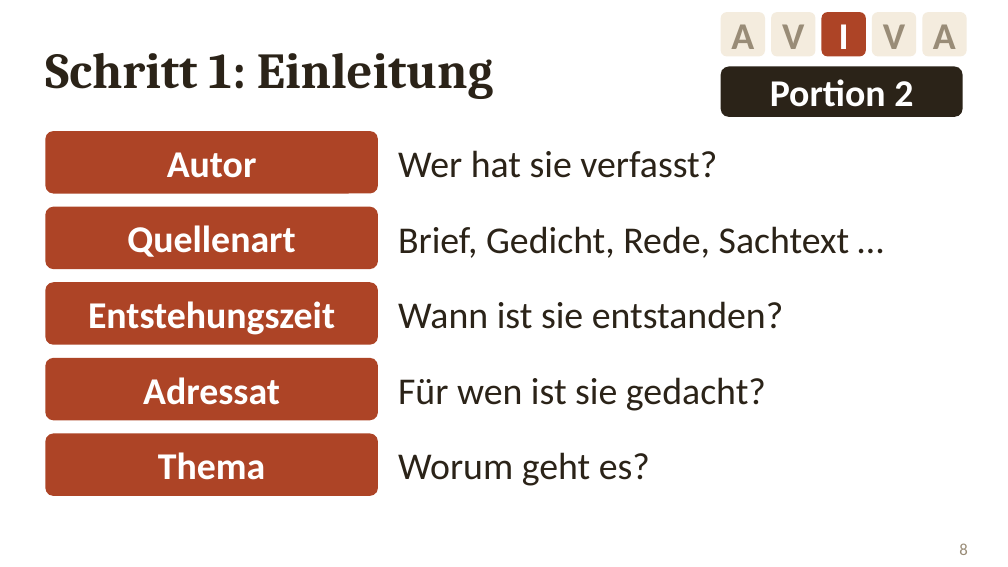
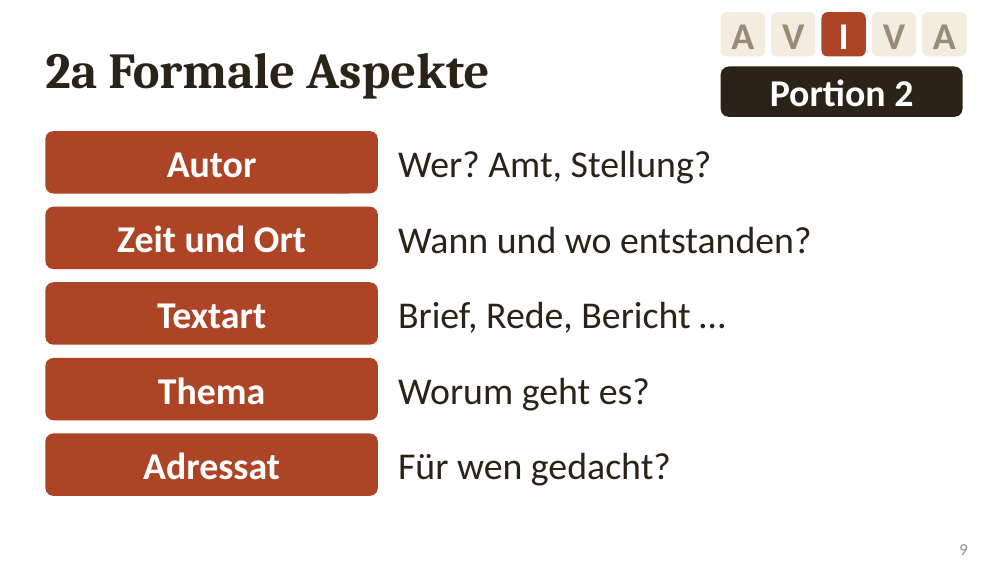
Before and after one commit to golzkonstantin-gif/Schule, a slide deck: slide 9 of Geschichte_11/Doppelstunde_Test_Quellenanalyse/Folien_Quellenanalyse.pptx (slide 8 before the commit). Drawn at 1008x567 pixels with LibreOffice and Linux fonts; fonts in the diff are those of the drawing. Boxes give left, top, right and bottom in pixels: in the first picture for what was removed or moved away, otherwise in the second. Text is boxed around its words. In the diff, an @@ line names an element or a change of style, - is before the commit and + after.

```diff
--- a/Geschichte_11/Doppelstunde_Test_Quellenanalyse/Folien_Quellenanalyse.pptx
+++ b/Geschichte_11/Doppelstunde_Test_Quellenanalyse/Folien_Quellenanalyse.pptx
@@ text at [45, 53, 489, 99]: text changed @@
-Schritt 1: Einleitung
+2a Formale Aspekte
@@ text at [398, 150, 712, 184]: text changed @@
-Wer hat sie verfasst?
+Wer? Amt, Stellung?
@@ text in rounded rectangle at [117, 225, 306, 253]: text changed @@
-Quellenart
+Zeit und Ort
@@ text at [398, 226, 811, 254]: text changed @@
-Brief, Gedicht, Rede, Sachtext …
+Wann und wo entstanden?
@@ text in rounded rectangle at [157, 303, 266, 329]: text changed @@
-Entstehungszeit
+Textart
@@ text at [398, 301, 690, 333]: text changed @@
-Wann ist sie entstanden?
+Brief, Rede, Bericht …
@@ rounded rectangle "Thema": place and size @@
-rounded rectangle "Thema" at [45, 433, 378, 496]
+rounded rectangle "Thema" at [45, 358, 378, 420]
@@ text "Worum geht es?": place and size @@
-text "Worum geht es?" at [398, 452, 650, 486]
+text "Worum geht es?" at [398, 377, 650, 411]
@@ rounded rectangle "Adressat": place and size @@
-rounded rectangle "Adressat" at [45, 358, 378, 420]
+rounded rectangle "Adressat" at [45, 433, 378, 496]
@@ text at [398, 452, 671, 486]: text changed @@
-Für wen ist sie gedacht?
+Für wen gedacht?
@@ page number at [959, 544, 967, 555]: text changed @@
-8
+9
```
Also in this commit, not shown: 12 other slides changed, 2 slides added, 14 other files.
